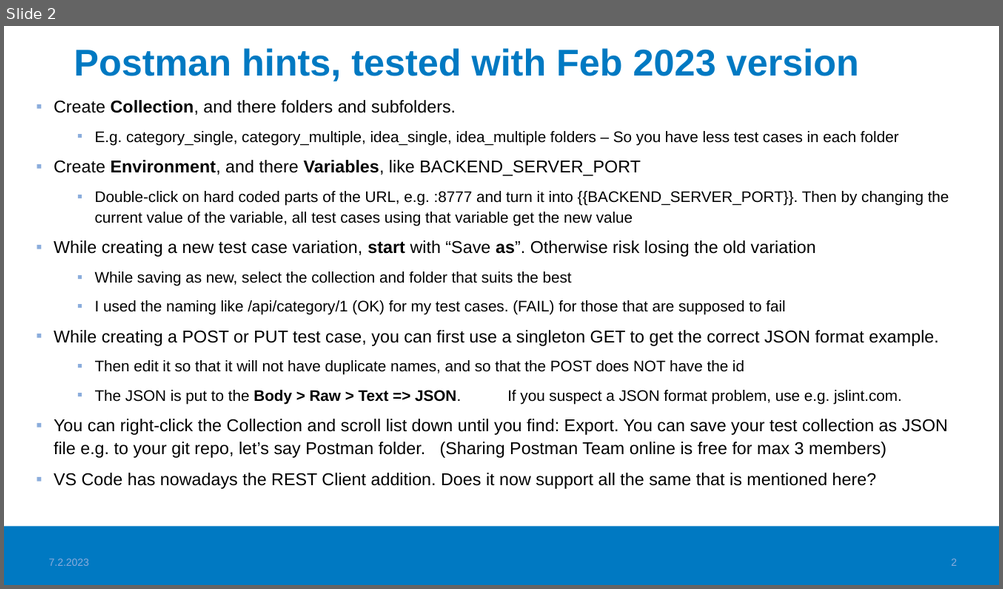
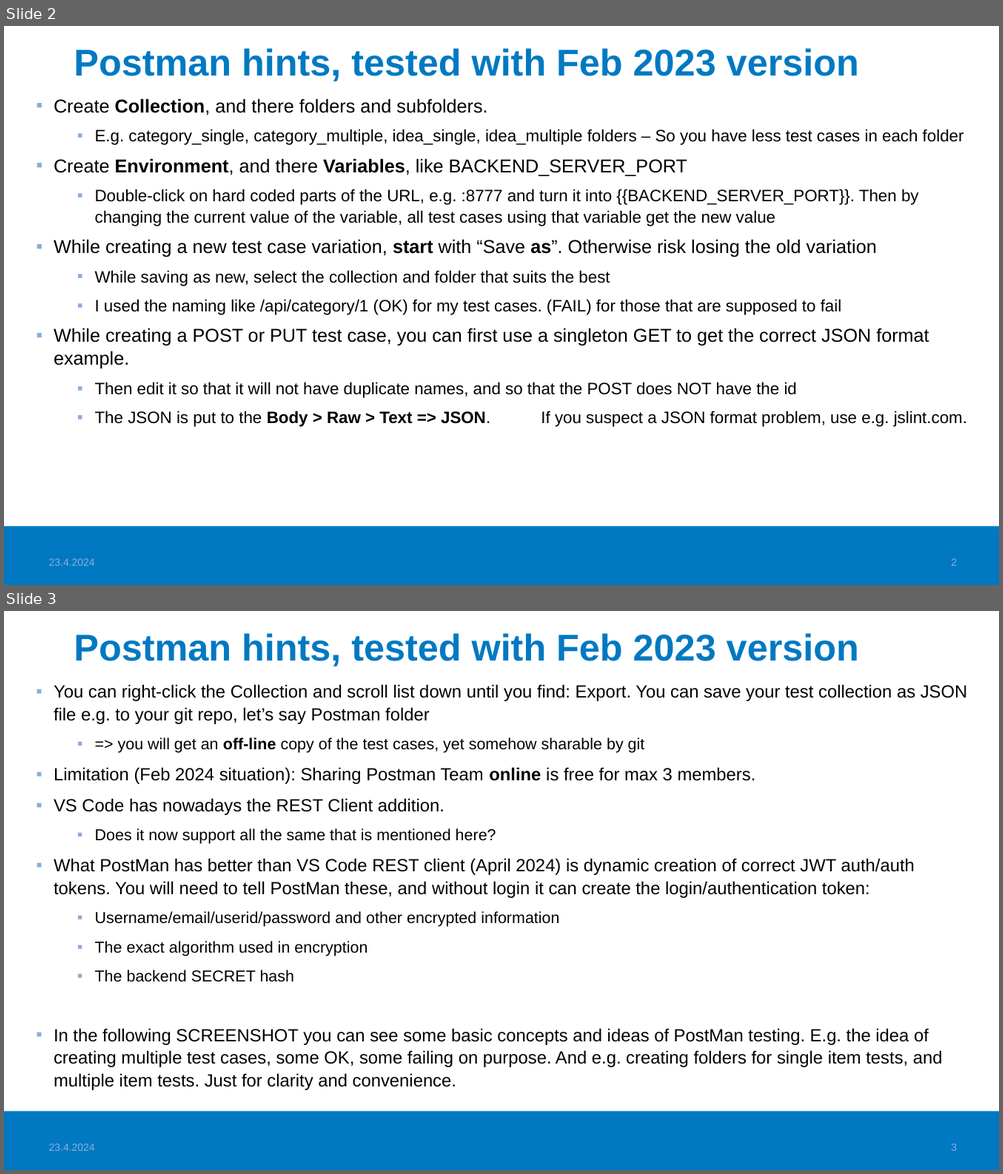
Before and after one commit to haagahelia/ohke-teknologiat, a slide deck: 05_es6_node/NodeJS_demo/10_postman/Postman_Hints.pptx. Shown one above the other, each under a label of ours: slide 2 before the commit, slides 2 and 3 after it. The pictures are 1003x589 and 1003x1174 pixels, drawn with LibreOffice and Linux fonts; fonts in the diff are those of the drawing; background and template pictures are left out. Boxes give left, top, right and bottom in pixels: in the first picture for what was removed or moved away, otherwise in the second. Text is boxed around its words. In the diff, an @@ line names an element or a change of style, - is before the commit and + after.

Commit message:
PostMan hints upd

```diff
--- a/05_es6_node/NodeJS_demo/10_postman/Postman_Hints.pptx
+++ b/05_es6_node/NodeJS_demo/10_postman/Postman_Hints.pptx
@@ slide 3 added at bbox=[4, 611, 999, 1170], background #FFFFFF; not listed: 1 template element that a slide beside it also shows @@
@@ title added at bbox=[74, 633, 859, 667], 36 pt, text #0079C2, bold @@
+Postman hints, tested with Feb 2023 version
@@ text added at bbox=[54, 684, 967, 1091], 17 pt, text #000000 @@
+▪ You can right-click the Collection and scroll list down until you find: Export. You can save your test collection as JSON file e.g. to your git repo, let’s say Postman folder
+  ▪ => you will get an off-line copy of the test cases, yet somehow sharable by git
+▪ Limitation (Feb 2024 situation): Sharing Postman Team online is free for max 3 members.
+▪ VS Code has nowadays the REST Client addition.
+  ▪ Does it now support all the same that is mentioned here?
+▪ What PostMan has better than VS Code REST client (April 2024) is dynamic creation of correct JWT auth/auth tokens. You will need to tell PostMan these, and without login it can create the login/authentication token:
+  ▪ Username/email/userid/password and other encrypted information
+  ▪ The exact algorithm used in encryption
+  ▪ The backend SECRET hash
+▪ In the following SCREENSHOT you can see some basic concepts and ideas of PostMan testing. E.g. the idea of creating multiple test cases, some OK, some failing on purpose. And e.g. creating folders for single item tests, and multiple item tests. Just for clarity and convenience.
@@ text added at bbox=[49, 1144, 95, 1151], 10 pt, text #8BADDC @@
+23.4.2024
@@ page number added at bbox=[950, 1144, 956, 1151], 10 pt, text #8BADDC @@
+3
@@ slide 2 changed as well @@
@@ text "Create Collection, and there folders ..." at bbox=[54, 99, 967, 427]: size 16.6 to 18 pt in "Create Collection, and there folders and subfolders.", "Create Environment, and there Variables, like BACKEND_SERVER ...", "While creating a new test case variation, ...", "While creating a POST or PUT test ..."; size 14.8 to 16 pt in "E.g. category_single, category_multiple, idea_single, idea_m ...", "Double-click on hard coded parts of the ...", "While saving as new, select the collection ...", "I used the naming like /api/category/1 (OK) ..." and 2 more places @@
@@ text at bbox=[54, 419, 948, 489]: paragraphs removed @@
-▪ You can right-click the Collection and scroll list down until you find: Export. You can save your test collection as JSON file e.g. to your git repo, let’s say Postman folder. (Sharing Postman Team online is free for max 3 members)
-▪ VS Code has nowadays the REST Client addition. Does it now support all the same that is mentioned here?
@@ text at bbox=[49, 559, 95, 566]: text changed @@
-7.2.2023
+23.4.2024
```
Also in this commit, not shown: 1 other slide changed, 1 other slide added, 1 other file.
